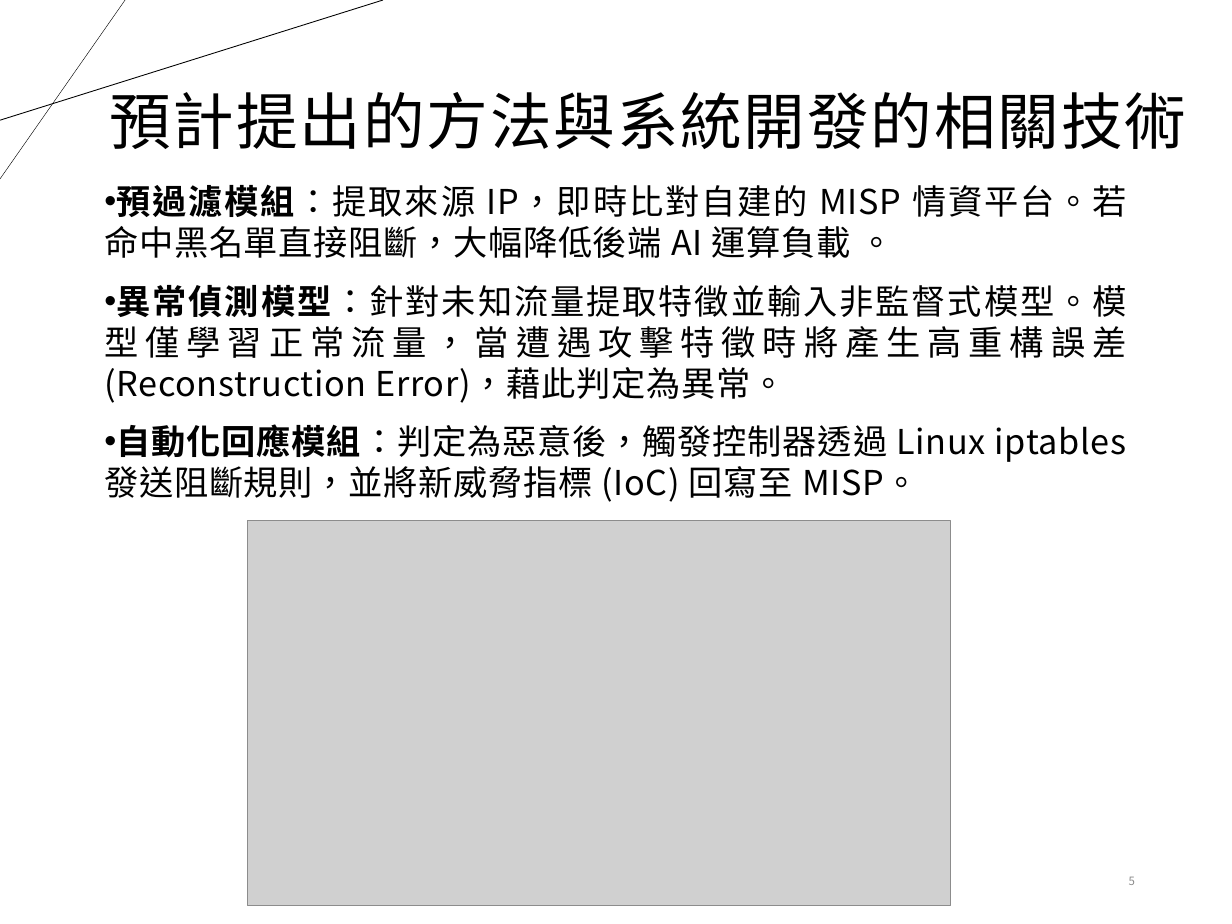
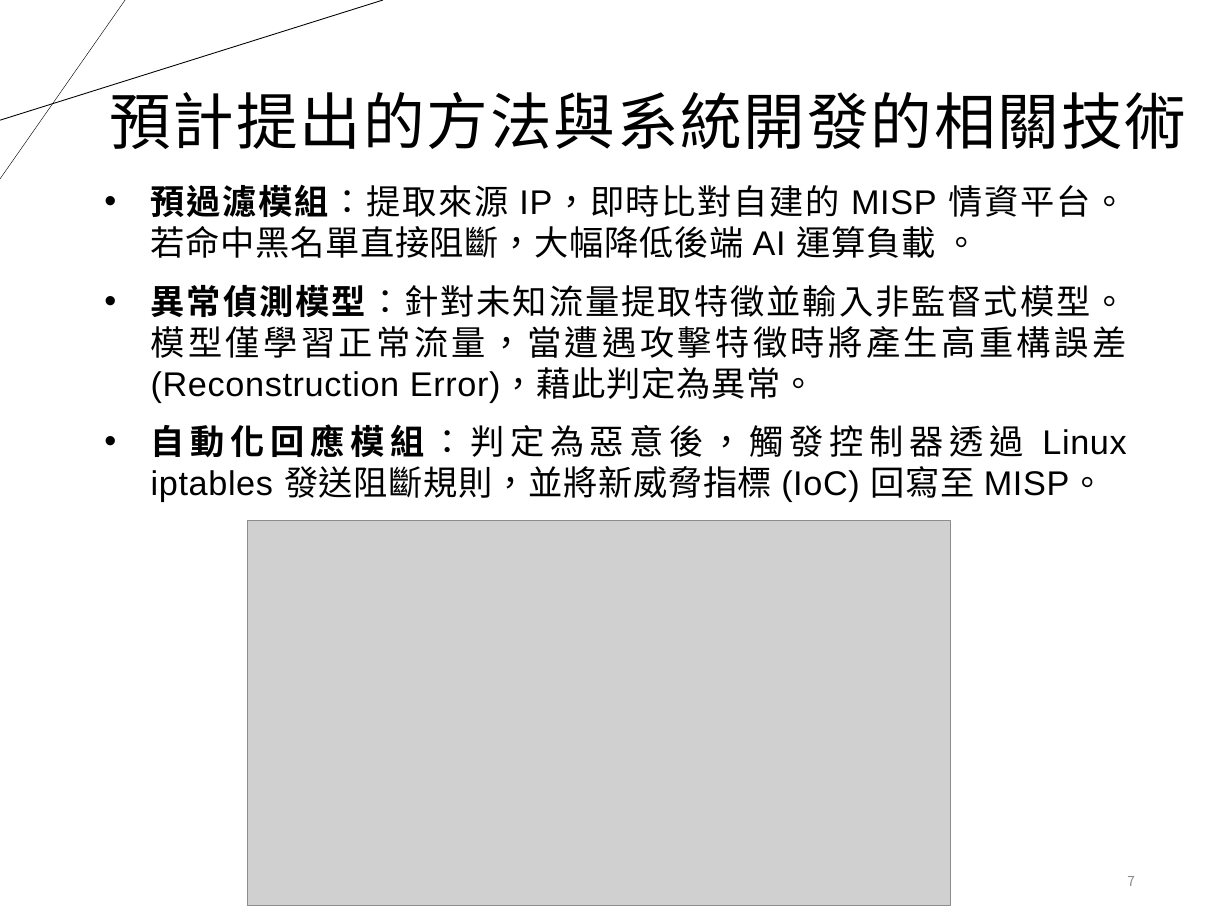
Before and after one commit to alanchuang111/graduation_project, a slide deck: slide 7 of 報告/114下期中報告.pptx (slide 5 before the commit). Drawn at 1232x924 pixels with LibreOffice and Linux fonts; fonts in the diff are those of the drawing; grey boxes stand for pictures. Boxes give left, top, right and bottom in pixels: in the first picture for what was removed or moved away, otherwise in the second. Text is boxed around its words. In the diff, an @@ line names an element or a change of style, - is before the commit and + after.

```diff
--- a/報告/114下期中報告.pptx
+++ b/報告/114下期中報告.pptx
@@ text "預過濾模組：提取來源 IP，即時比對自建的 MISP 情資平台。若命中黑名單直接阻斷，大幅降低後端 AI ..." at (151, 185, 1127, 502): font Noto Sans CJK TC to Arial; indent changed @@
@@ page number at (1127, 876, 1135, 886): text changed; size 6.8 to 8 pt @@
-5
+7
```
Also in this commit, not shown: 8 other slides changed, 3 slides added, 1 slide removed, 11 other files.
